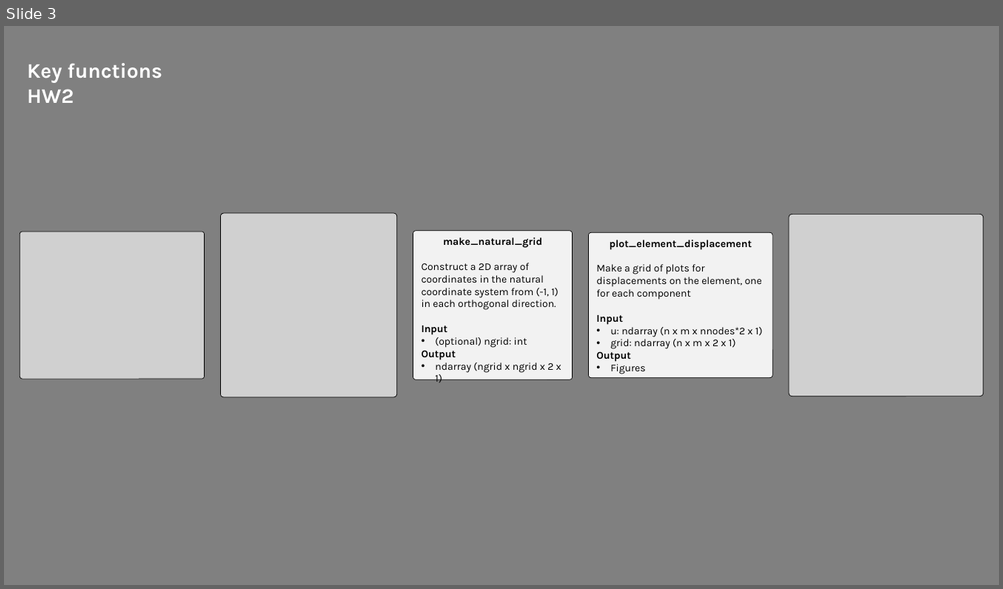
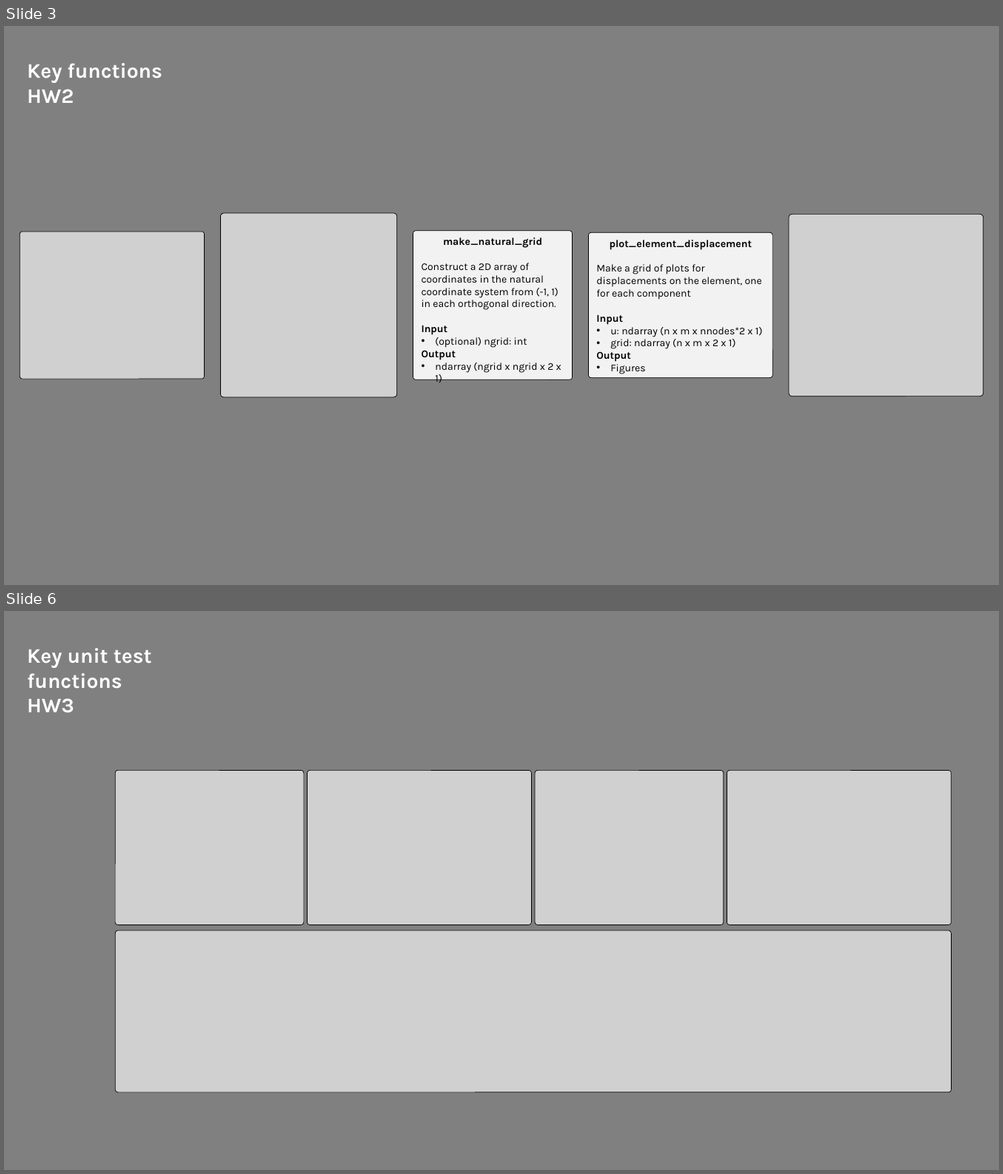
Before and after one commit to mnolaya/theory-of-fea, a slide deck: homeworks/hw_flowcharts.pptx. Shown one above the other, each under a label of ours: slide 3 before the commit, slides 3 and 6 after it; the slides between them are not shown. The pictures are 1003x589 and 1003x1174 pixels, drawn with LibreOffice and Linux fonts; fonts in the diff are those of the drawing; grey boxes stand for pictures. Boxes give left, top, right and bottom in pixels: in the first picture for what was removed or moved away, otherwise in the second. Text is boxed around its words. In the diff, an @@ line names an element or a change of style, - is before the commit and + after.

```diff
--- a/homeworks/hw_flowcharts.pptx
+++ b/homeworks/hw_flowcharts.pptx
@@ slide 6 added at (4, 611, 999, 1170), background #808080 @@
@@ text added at (27, 648, 152, 713), 20 pt, text #FFFFFF, bold @@
+Key unit test functions
+HW3
@@ picture added at (115, 771, 304, 925) @@
@@ picture added at (307, 771, 531, 925) @@
@@ picture added at (535, 771, 723, 925) @@
@@ picture added at (727, 771, 950, 925) @@
@@ picture added at (115, 931, 950, 1093) @@
```
Also in this commit, not shown: 2 slides changed, 2 other slides added, 2 slides removed, 6 other files.
